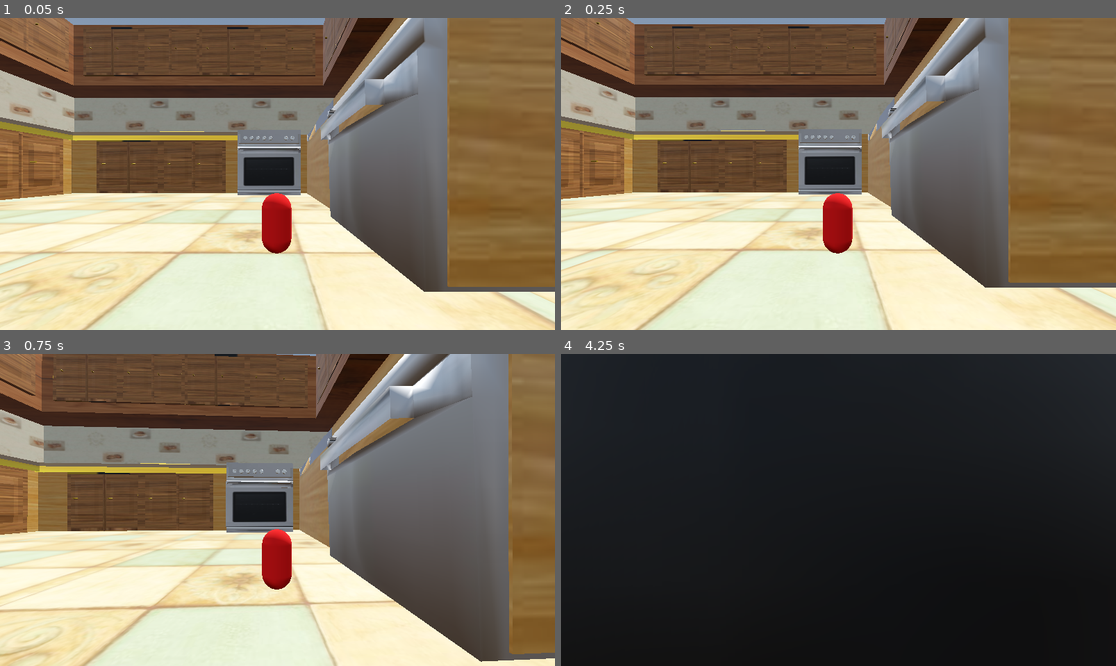
Above: before the commit, frames 1-4 (two rows, left to right).
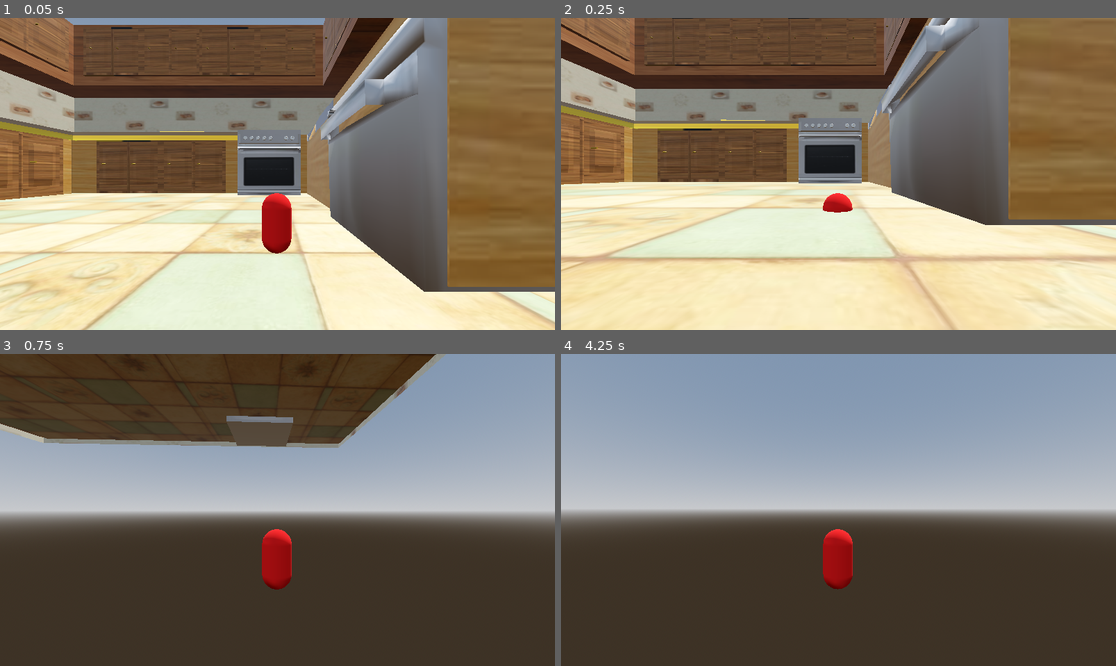
Above: after the commit, the same moments.

Repository: Posh-Sloth-Games/Sandwich
Game: Godot game, scene res://world.tscn
The game is run twice, just before and just after one commit, with the same random seed, the same clock (stepped at 60 frames per second) and the same inputs.
Inputs (mouse positions are in pixels of both pictures, inside the frame that each line leads up to):
- Up to frame 1 (0.05 s): no input
- Up to frame 2 (0.25 s): no input
- Up to frame 3 (0.75 s): move the mouse to (305, 510) at 0.52 s; hold Up (forward) from 0.53 s (still down)
- Up to frame 4 (4.25 s): keep holding Up (forward); tap Space (jump) at 0.77, 1.52, 3.02, 3.77 s; move the mouse to (810, 510) at 1.27 s; move the mouse to (849, 503) at 2.02 s; move the mouse to (832, 516) at 2.77 s; move the mouse to (877, 513) at 3.52 s

Frame 1 is identical in both runs. In frame 2, 43% of the frame differs, in the area x 0-100%, y 0-100%; in frame 3, 89%; in frame 4, 100%.

Commit message:
Low collision boundaries added

Diff:
--- a/world.tscn
+++ b/world.tscn
@@ -17,7 +17,10 @@
 tonemap_mode = 2
 
 [sub_resource type="BoxShape3D" id="BoxShape3D_l0ed6"]
-size = Vector3(48.1515, 0.1, 41.3396)
+size = Vector3(40.4095, 9.03821, 9.12649)
+
+[sub_resource type="BoxShape3D" id="BoxShape3D_1fawl"]
+size = Vector3(6.94212, 9.9753, 8.43289)
 
 [node name="World" type="Node3D"]
 transform = Transform3D(1, 0, 0, 0, 1, 0, 0, 0, 1, -0.0267534, -0.155748, 0.103453)
@@ -41,5 +44,29 @@
 transform = Transform3D(1, 0, 0, 0, 1, 0, 0, 0, 1, -11.3295, 0, -8.4036)
 shape = SubResource("BoxShape3D_l0ed6")
 
+[node name="Counter_Right" type="CollisionShape3D" parent="KitchenBounds"]
+transform = Transform3D(-4.37114e-08, -1, 0, -4.37114e-08, 1.91069e-15, -1, 1, -4.37114e-08, -4.37114e-08, -32.2454, 3.94998, -21.1803)
+shape = SubResource("BoxShape3D_l0ed6")
+
+[node name="Counter_Ctr_Right" type="CollisionShape3D" parent="KitchenBounds"]
+transform = Transform3D(1, 0, 0, 0, -4.37114e-08, -1, 0, 1, -4.37114e-08, -17.2204, 3.94998, -25.3663)
+shape = SubResource("BoxShape3D_l0ed6")
+
+[node name="Counter_Ctr_Left" type="CollisionShape3D" parent="KitchenBounds"]
+transform = Transform3D(-4.37114e-08, -1, 0, -4.37114e-08, 1.91069e-15, -1, 1, -4.37114e-08, -4.37114e-08, 7.52641, 3.60294, -41.2354)
+shape = SubResource("BoxShape3D_l0ed6")
+
+[node name="Counter_Left" type="CollisionShape3D" parent="KitchenBounds"]
+transform = Transform3D(-4.37114e-08, -1, 0, -4.37114e-08, 1.91069e-15, -1, 1, -4.37114e-08, -4.37114e-08, 8.54179, 3.60294, -18.2978)
+shape = SubResource("BoxShape3D_l0ed6")
+
+[node name="Dishwasher_Top" type="CollisionShape3D" parent="KitchenBounds"]
+transform = Transform3D(1, 0, 0, 0, 1, 0, 0, 0, 1, 6.88686, 1.94961, -2.39601)
+shape = SubResource("BoxShape3D_1fawl")
+
+[node name="Dishwasher_Bot" type="CollisionShape3D" parent="KitchenBounds"]
+transform = Transform3D(0.999245, -0.0388587, 0, 0.0388587, 0.999245, 0, 0, 0, 1, 6.8749, 0.747869, -2.39601)
+shape = SubResource("BoxShape3D_1fawl")
+
 [node name="kitchen" parent="." instance=ExtResource("3_a5buy")]
 transform = Transform3D(4, 0, 0, 0, 4, 0, 0, 0, 4, 0, 4.11497, -25)
Not shown: 1 places in world.tscn that only renumber resources
